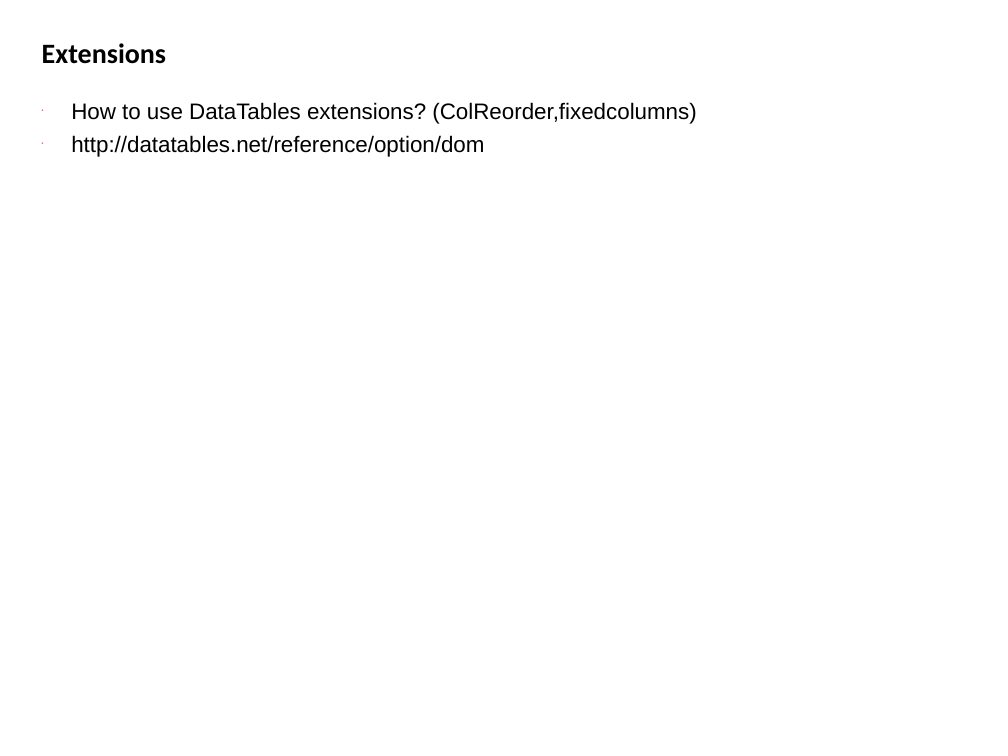
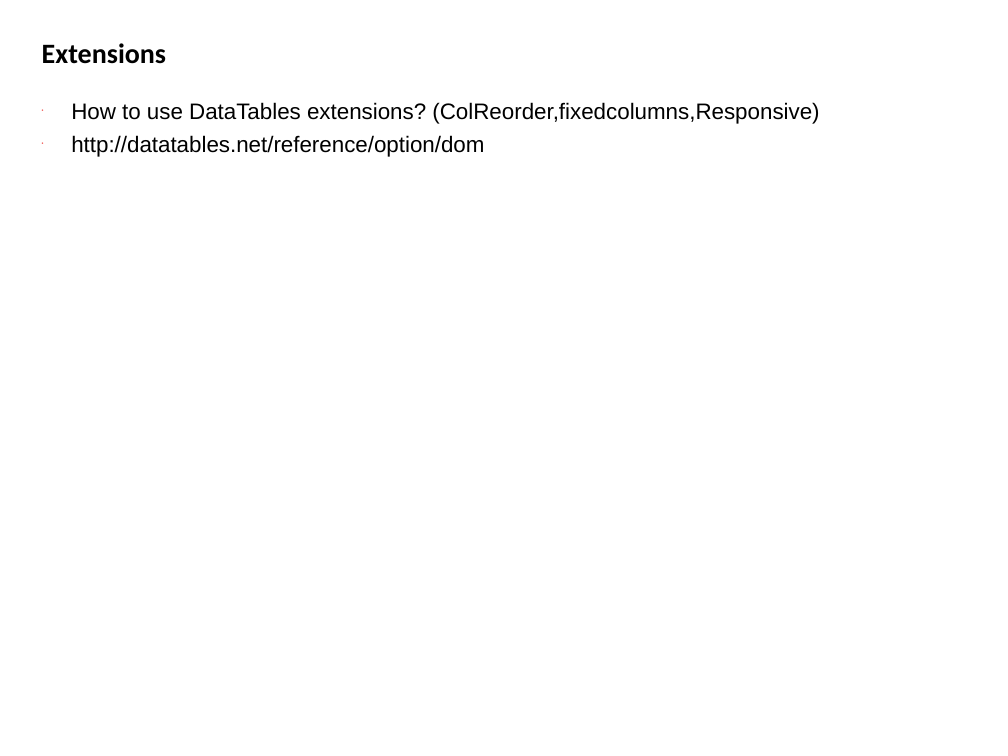
Before and after one commit to roostinghawk/datatables-demo, a slide deck: slide 18 of doc/ppt/DataTables_Introductioin.ppt. Drawn at 1008x756 pixels with LibreOffice and Linux fonts; fonts in the diff are those of the drawing. Boxes give left, top, right and bottom in pixels: in the first picture for what was removed or moved away, otherwise in the second. Text is boxed around its words. In the diff, an @@ line names an element or a change of style, - is before the commit and + after.

```diff
--- a/doc/ppt/DataTables_Introductioin.ppt
+++ b/doc/ppt/DataTables_Introductioin.ppt
@@ text at bbox=[71, 102, 819, 124]: text changed @@
-• How to use DataTables extensions? (ColReorder,fixedcolumns)
+• How to use DataTables extensions? (ColReorder,fixedcolumns,Responsive)
```
Also in this commit, not shown: 1 other slide changed, 1 slide added, 9 other files.
